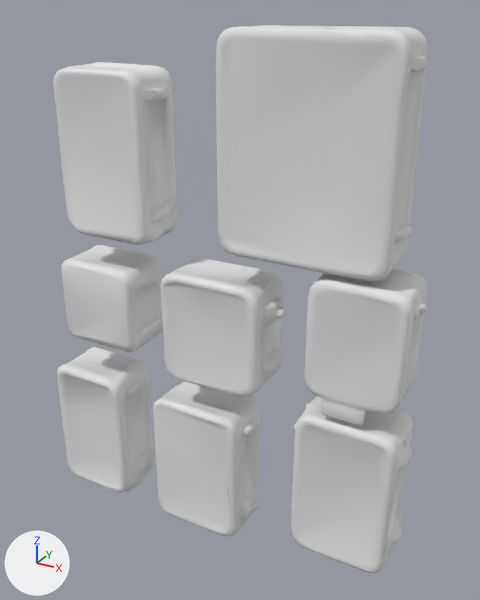
Renders of the glTF model assets/3d/environments/ximen/prototypes/ximen_neon_sign_cluster_01.glb from each side of a commit.
Camera for both pictures: a camera (50 mm lens) standing at (1.203, -1.998, 1.057) and looking at (0.075, 0.053, 0.032). Arrows for +X, +Y and +Z are at lower left; the lights stay in place. The first picture is the older version. Where no turn or scale is listed for an object, it has been applied to the vertices.

The older version as bpy lines, for what is in view:
```python
me_mesh1_0 = bpy.data.meshes.new('Mesh1.0')
me_mesh1_0.from_pydata(...)  # 6093 vertices, 12151 faces; spans x -0.8..0.79, y -0.13..0.12, z -1.01..1.01
ob_mesh1_0 = bpy.data.objects.new('Mesh1.0', me_mesh1_0)
ob_mesh1_0.location = (0.0, 0.0, 0.0)
```
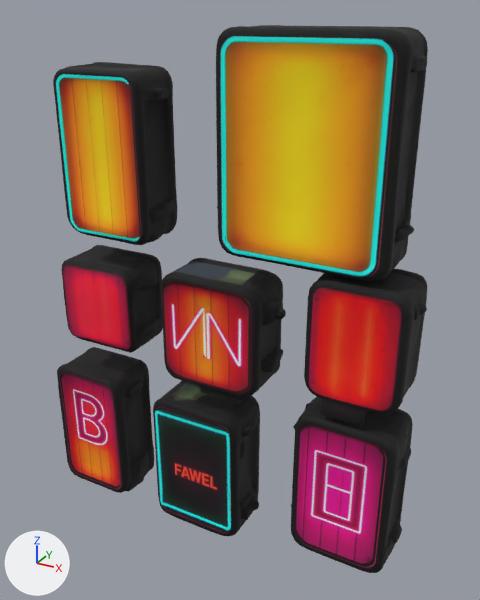
The newer file is also rescaled (x0.994), turned or shifted as a whole; pictures and numbers use the older file's frame.

Pixel boxes (x1, y1, x2, y2) of what changed, in the pictures (480 x 600 px):
'Mesh1.0', recoloured (darker): (53, 25, 428, 573) in both

Diff of the bpy script that builds the scene:
```diff
--- a/assets/3d/environments/ximen/prototypes/ximen_neon_sign_cluster_01.glb.py
+++ b/assets/3d/environments/ximen/prototypes/ximen_neon_sign_cluster_01.glb.py
@@ img_image_0 @@
+img_image_0 = load_image('Image_0', '_unpacked/Image_0', 2048, 2048, 'sRGB')
@@ mat_material_0 @@
+mat_material_0 = principled_material('Material_0')
+mat_material_0.texture = img_image_0
+mat_material_0.roughness = 0.8
@@ me_mesh1_0 @@
 me_mesh1_0.from_pydata(...)  # 6093 vertices, 12151 faces; spans x -0.8..0.79, y -0.13..0.12, z -1.01..1.01
+me_mesh1_0.materials.append(mat_material_0)  # picture img_image_0
```
